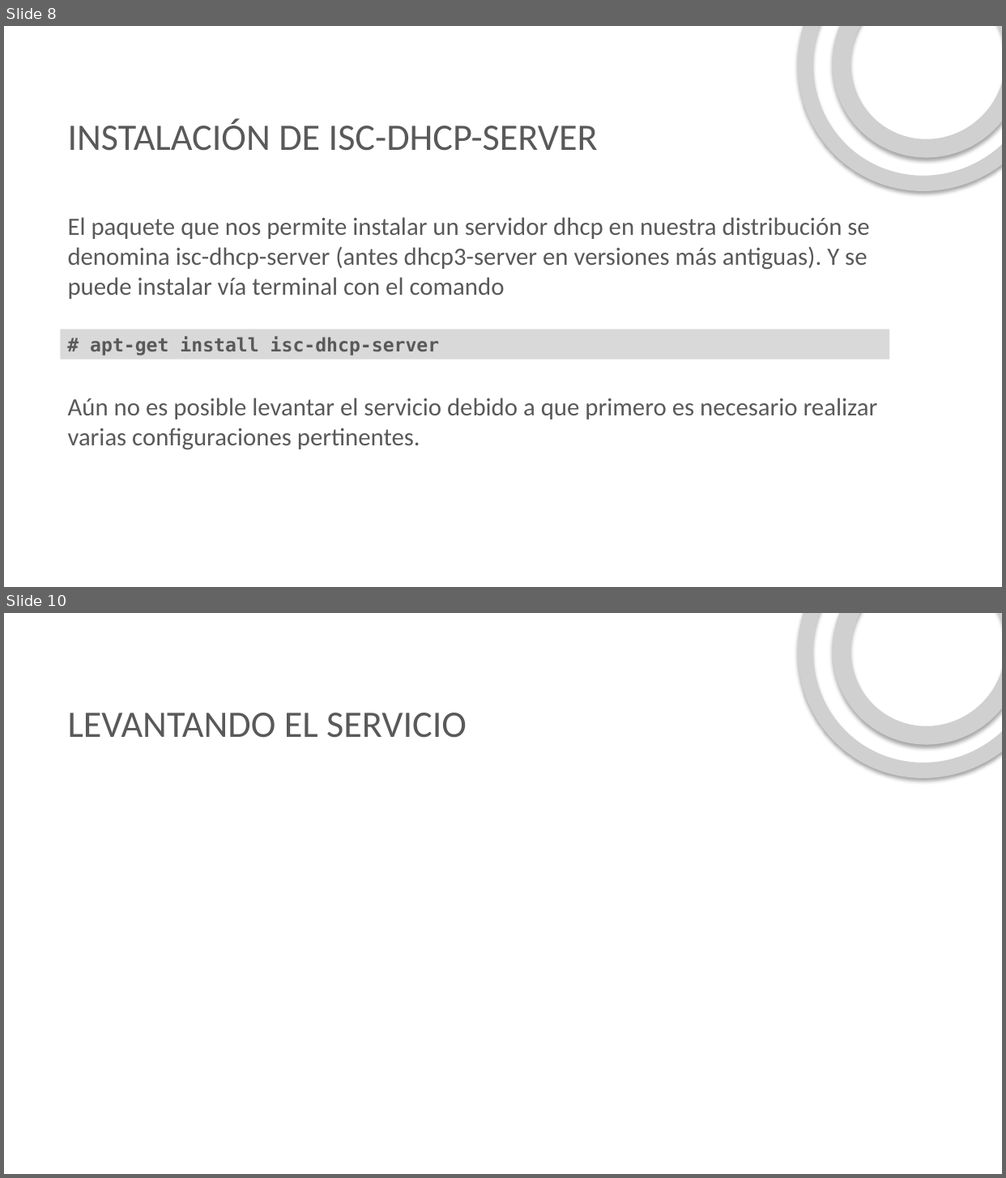
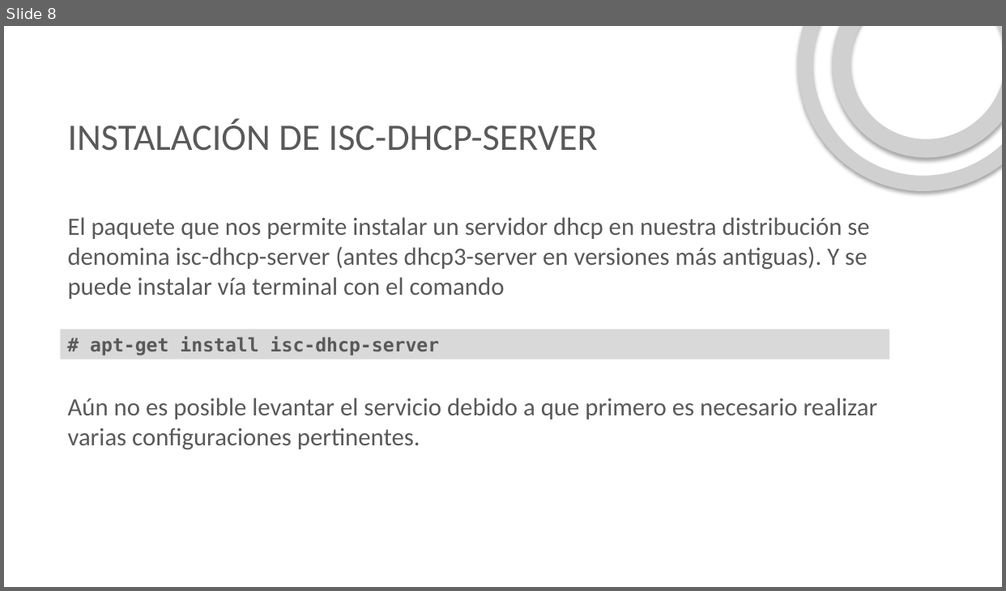
Before and after one commit to ftapia23/servicioRed, a slide deck: presentacion/DHCP.pptx. Shown one above the other, each under a label of ours: slides 8 and 10 before the commit, slide 8 after it; the slides between them are not shown. The pictures are 1006x1178 and 1006x591 pixels, drawn with LibreOffice and Linux fonts; fonts in the diff are those of the drawing; grey boxes stand for pictures; background and template pictures are left out. Boxes give left, top, right and bottom in pixels: in the first picture for what was removed or moved away, otherwise in the second. Text is boxed around its words. In the diff, an @@ line names an element or a change of style, - is before the commit and + after.

```diff
--- a/presentacion/DHCP.pptx
+++ b/presentacion/DHCP.pptx
@@ slide 10 removed at [4, 613, 1002, 1174], background picture (left out) @@
@@ picture removed at [746, 613, 1002, 830] @@
@@ picture removed at [795, 613, 1002, 783] @@
@@ title removed at [68, 713, 467, 738] @@
-LEVANTANDO EL SERVICIO
```
Also in this commit, not shown: 2 slides changed, 6 slides added, 1 other slide removed, 2 other files.
